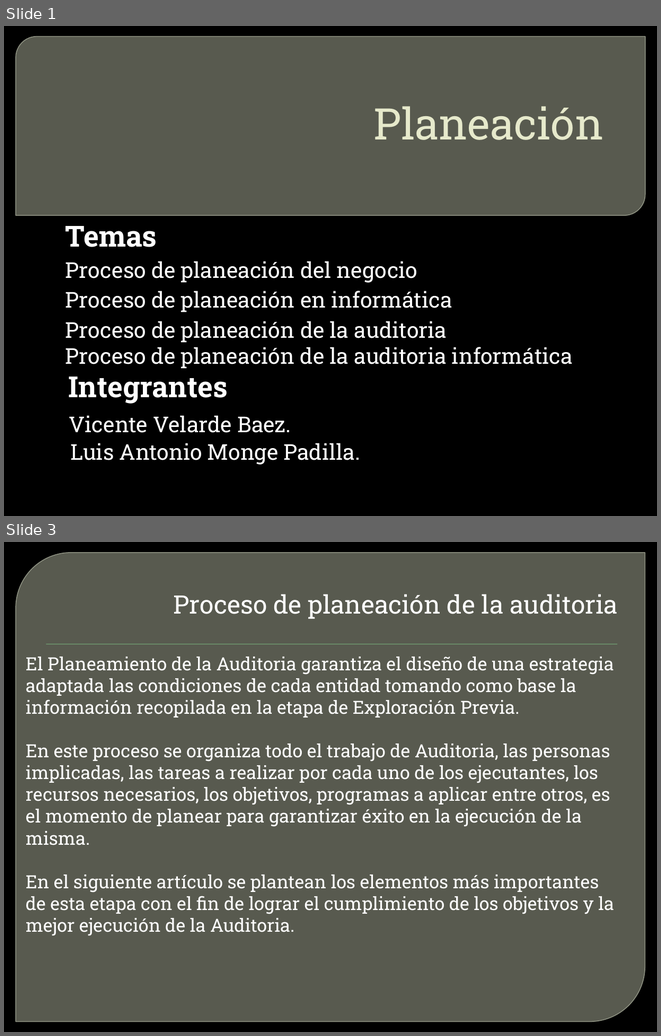
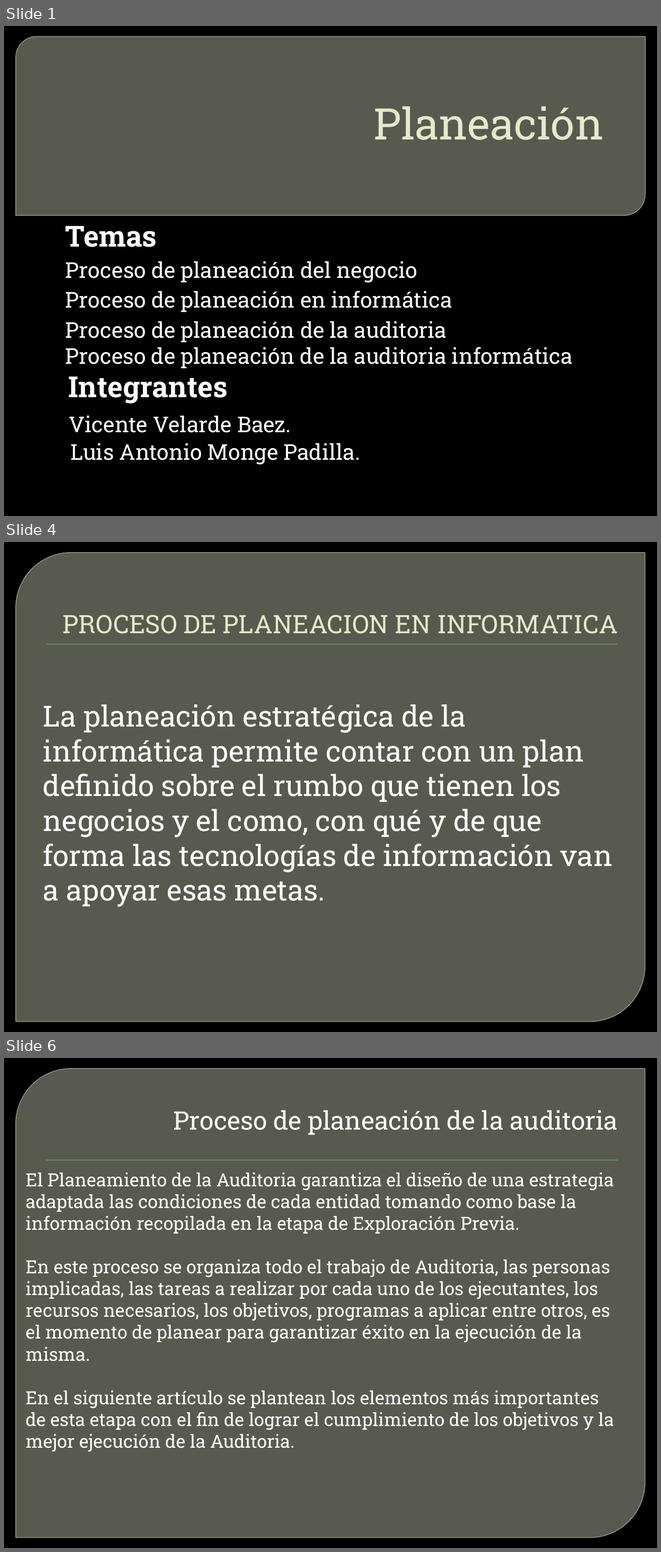
Before and after one commit to lc850/auditoria, a slide deck: Planeacion.pptx. Shown one above the other, each under a label of ours: slides 1 and 3 before the commit, slides 1, 4 and 6 after it; the slides between them are not shown. The pictures are 661x1036 and 661x1552 pixels, drawn with LibreOffice and Linux fonts; fonts in the diff are those of the drawing; background and template pictures are left out. Boxes give left, top, right and bottom in pixels: in the first picture for what was removed or moved away, otherwise in the second. Text is boxed around its words. In the diff, an @@ line names an element or a change of style, - is before the commit and + after.

Commit message:
agregar informacion a planeacion

```diff
--- a/Planeacion.pptx
+++ b/Planeacion.pptx
@@ slide 4 added at [4,542,657,1032], background picture (left out); not listed: 2 template elements that a slide beside it also shows @@
@@ title added at [63,615,618,634], 28 pt, text #E7EACB @@
+PROCESO DE PLANEACION EN INFORMATICA
@@ text added at [43,704,612,907], 32 pt, text #FFFFFF @@
+La planeación estratégica de la informática permite contar con un plan definido sobre el rumbo que tienen los negocios y el como, con qué y de que forma las tecnologías de información van a apoyar esas metas.
@@ what was slide 3 is now slide 6 @@
```
Also in this commit, not shown: 3 other slides added, 1 slide removed.
